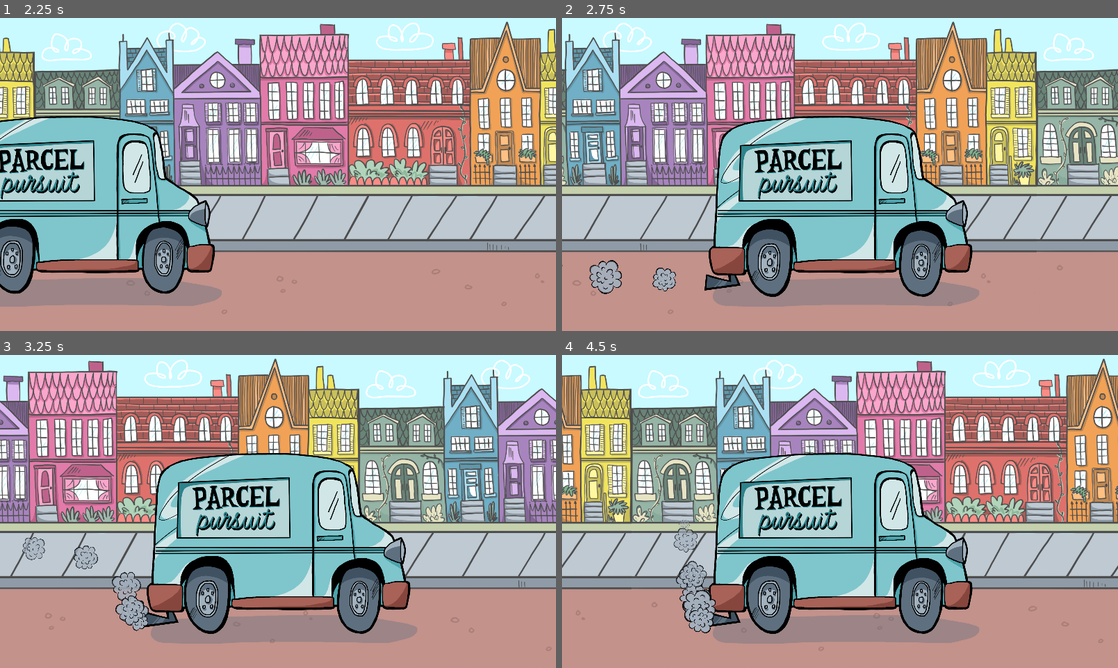
Above: before the commit, frames 1-4 (two rows, left to right).
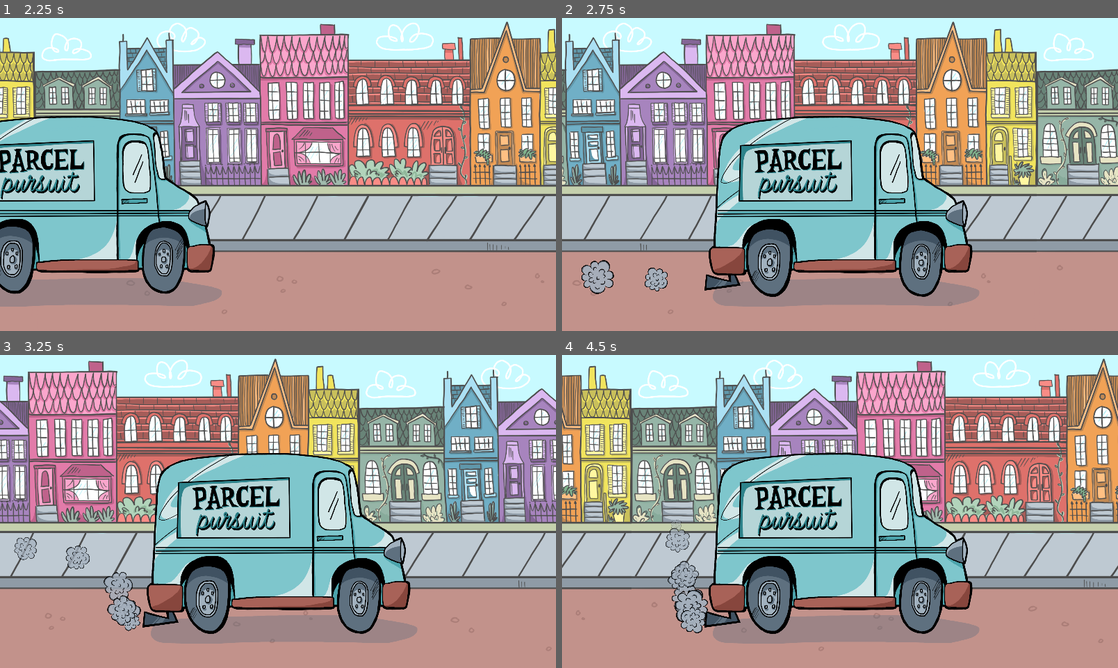
Above: after the commit, the same moments.

Repository: Bloodyaugust/ld-53
Game: Godot game, scene res://scenes/main.tscn
Same seed, same stepped clock (60 frames per second), same inputs: the game is played once before the commit and once after it.
Inputs (mouse positions are in pixels of both pictures, inside the frame that each line leads up to):
- Up to frame 1 (2.25 s): move the mouse to (400, 158) at 0.52 s; hold Right (ui_right) 0.53-1.25 s; click (400, 158) at 0.67 s; drag from (166, 190) to (250, 237) at 1.27 s; move the mouse to (333, 105) at 2.02 s; hold Right (ui_right) from 2.03 s (still down)
- Up to frame 2 (2.75 s): keep holding Right (ui_right)
- Up to frame 3 (3.25 s): release Right (ui_right) at 2.75 s; drag from (250, 574) to (111, 464) at 2.77 s
- Up to frame 4 (4.5 s): move the mouse to (1006, 558) at 3.52 s; hold Left (ui_left) 3.53-4.25 s; drag from (673, 464) to (756, 433) at 4.27 s

Frame 1 is identical in both runs. In frame 2, 0.7% of the frame differs, in the area x 0-21%, y 77-89%; in frame 3, 0.9%; in frame 4, 1.1%, in the area x 18-28%, y 52-89%.

Commit message:
Add sfx for player

Diff:
--- a/actors/Player.gd
+++ b/actors/Player.gd
@@ -18,7 +18,9 @@
 @onready var _dropoff_star_effect: CPUParticles2D = %DropoffStarEffect
 @onready var _double_jump_effect: CPUParticles2D = %DoubleJumpEffect
 @onready var _health: int = data.health
+@onready var _jump_player: AudioStreamPlayer2D = %PlayerJumpPlayer
 @onready var _landing_effect: CPUParticles2D = %LandingEffect
+@onready var _oof_player: AudioStreamPlayer2D = %PlayerOofPlayer
 @onready var _shadow: Sprite2D = %PlayerShadow
 @onready var _shadow_baseline: Vector2 = _shadow.global_position
 @onready var _shadow_baseline_scale: Vector2 = _shadow.scale
@@ -35,6 +37,7 @@
   if _tween:
     _tween.kill()
 
+  _jump_player.play()
   _sprite.pause()
   _tween = create_tween().set_trans(Tween.TRANS_QUAD).set_ease(Tween.EASE_OUT)
 
@@ -65,6 +68,7 @@
     _trip_effect.emitting = true
     _health -= 1
     _sprite.pause()
+    _oof_player.play()
     emit_signal("damaged")
 
     if _health <= 0:
@@ -119,7 +123,9 @@
           _sprite.play()
           _tween = create_tween().set_trans(Tween.TRANS_LINEAR)
           _tween.tween_property(self, "global_position", _truck.global_position, 1.0)
-          _tween.tween_callback(func(): _sprite.pause())
+          _tween.tween_callback(func():
+            _sprite.pause()
+          )
         GameConstants.GAME_STARTING:
           if _tween:
             _tween.kill()
--- a/default_bus_layout.tres
+++ b/default_bus_layout.tres
@@ -1,4 +1,10 @@
-[gd_resource type="AudioBusLayout" format=3 uid="uid://clkojfgg8raw3"]
+[gd_resource type="AudioBusLayout" load_steps=2 format=3 uid="uid://clkojfgg8raw3"]
+
+[sub_resource type="AudioEffectCompressor" id="AudioEffectCompressor_mqj03"]
+resource_name = "Compressor"
+threshold = -20.7
+ratio = 48.0
+sidechain = &"Sfx"
 
 [resource]
 bus/1/name = &"Music"
@@ -6,7 +12,9 @@
 bus/1/mute = false
 bus/1/bypass_fx = false
 bus/1/volume_db = 0.0
-bus/1/send = &"Master"
+bus/1/send = &"MusicDucking"
+bus/1/effect/0/effect = SubResource("AudioEffectCompressor_mqj03")
+bus/1/effect/0/enabled = true
 bus/2/name = &"Sfx"
 bus/2/solo = false
 bus/2/mute = false
--- a/scenes/main.tscn
+++ b/scenes/main.tscn
@@ -1,14 +1,16 @@
-[gd_scene load_steps=47 format=3 uid="uid://bfjaqu2i4i63i"]
+[gd_scene load_steps=49 format=3 uid="uid://bfjaqu2i4i63i"]
 
 [ext_resource type="Script" path="res://views/FPS.gd" id="1"]
 [ext_resource type="Theme" uid="uid://co811ue55i33m" path="res://resources/base_theme.tres" id="2_1ffbx"]
 [ext_resource type="Script" path="res://actors/Player.gd" id="2_2opep"]
+[ext_resource type="AudioStream" uid="uid://dm0denb0qnr1x" path="res://resources/sfx/jump.wav" id="3_d2ndn"]
 [ext_resource type="Texture2D" uid="uid://m1ydtfvcivan" path="res://sprites/player/man1.png" id="3_ke3ru"]
 [ext_resource type="Resource" uid="uid://tsqf267nyyx7" path="res://data/base_player_data.tres" id="3_o2wyl"]
 [ext_resource type="Script" path="res://views/MainMenu.gd" id="4"]
 [ext_resource type="Texture2D" uid="uid://di3bdtj4s4q3a" path="res://sprites/player/man2.png" id="4_b4grh"]
 [ext_resource type="Texture2D" uid="uid://bpmkijjlkgnri" path="res://sprites/truck/truck1.png" id="4_d7i24"]
 [ext_resource type="Script" path="res://actors/Truck.gd" id="4_po0hw"]
+[ext_resource type="AudioStream" uid="uid://bbjb607vtbp2u" path="res://resources/sfx/oof.wav" id="4_vp2br"]
 [ext_resource type="PackedScene" path="res://lib/BetterCam.tscn" id="5"]
 [ext_resource type="Texture2D" uid="uid://crcwxrlvujk6w" path="res://sprites/player/man3.png" id="5_ag63u"]
 [ext_resource type="Texture2D" uid="uid://bhgijg3ck2bga" path="res://sprites/truck/truck2.png" id="5_y3wc5"]
@@ -117,6 +119,24 @@
 script = ExtResource("2_2opep")
 data = ExtResource("3_o2wyl")
 
+[node name="PlayerJumpPlayer" type="AudioStreamPlayer2D" parent="Player"]
+unique_name_in_owner = true
+position = Vector2(-900, 120)
+scale = Vector2(0.8, 0.8)
+stream = ExtResource("3_d2ndn")
+volume_db = 13.52
+panning_strength = 0.5
+bus = &"Sfx"
+
+[node name="PlayerOofPlayer" type="AudioStreamPlayer2D" parent="Player"]
+unique_name_in_owner = true
+position = Vector2(-900, 120)
+scale = Vector2(0.8, 0.8)
+stream = ExtResource("4_vp2br")
+volume_db = 13.52
+panning_strength = 0.5
+bus = &"Sfx"
+
 [node name="PlayerSprite" type="AnimatedSprite2D" parent="Player"]
 unique_name_in_owner = true
 scale = Vector2(0.25, 0.25)
@@ -259,7 +279,7 @@
 
 [node name="TruckExhaust" type="CPUParticles2D" parent="Truck"]
 unique_name_in_owner = true
-position = Vector2(-582.5, 318.75)
+position = Vector2(-617.5, 318.75)
 texture = ExtResource("14_36ilv")
 direction = Vector2(-1, 0)
 gravity = Vector2(0, -980)
Not shown, added: resources/sfx/jump.wav.import
Not shown, added: resources/sfx/oof.wav.import
Not shown, added: resources/sfx/jump.wav
Not shown, added: resources/sfx/oof.wav
